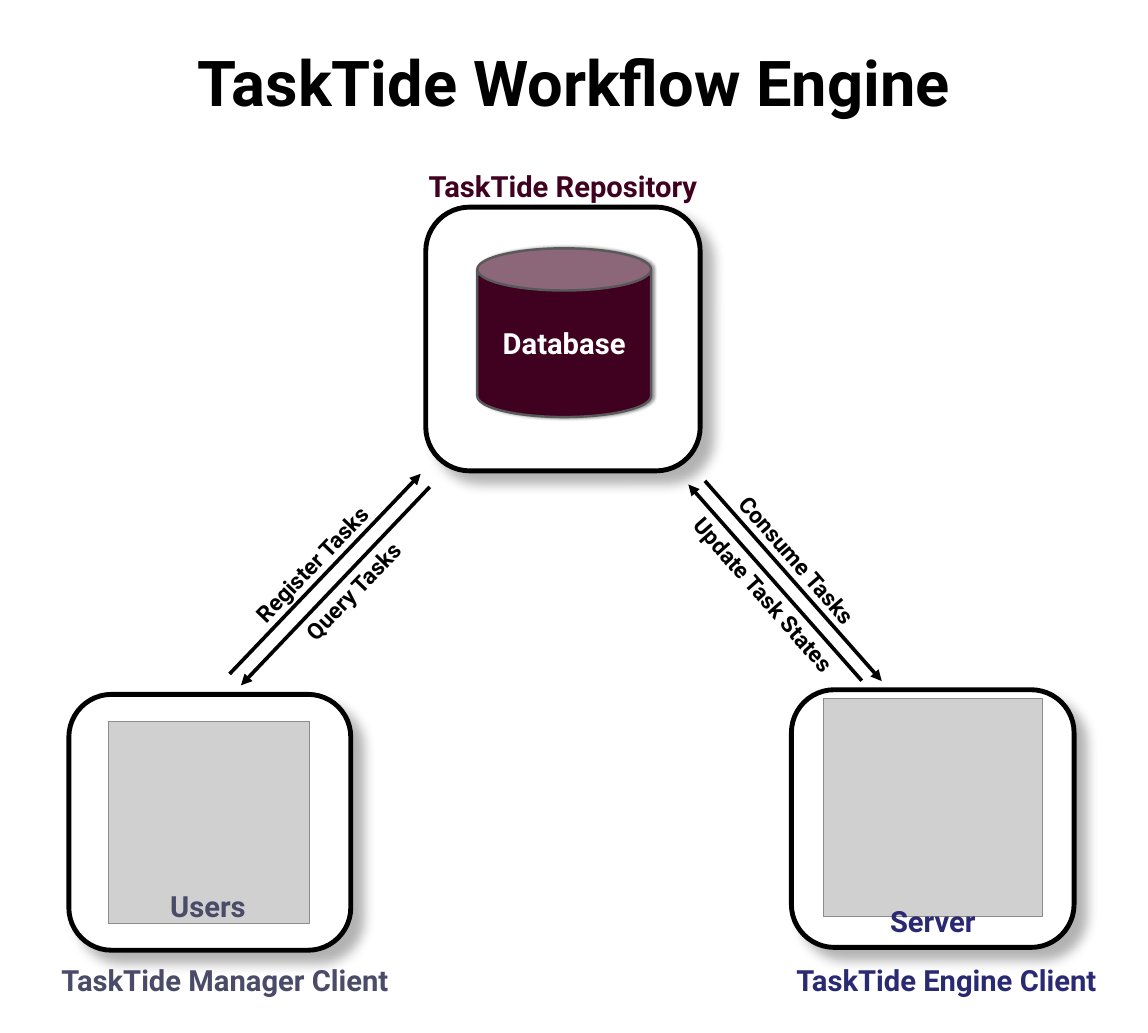
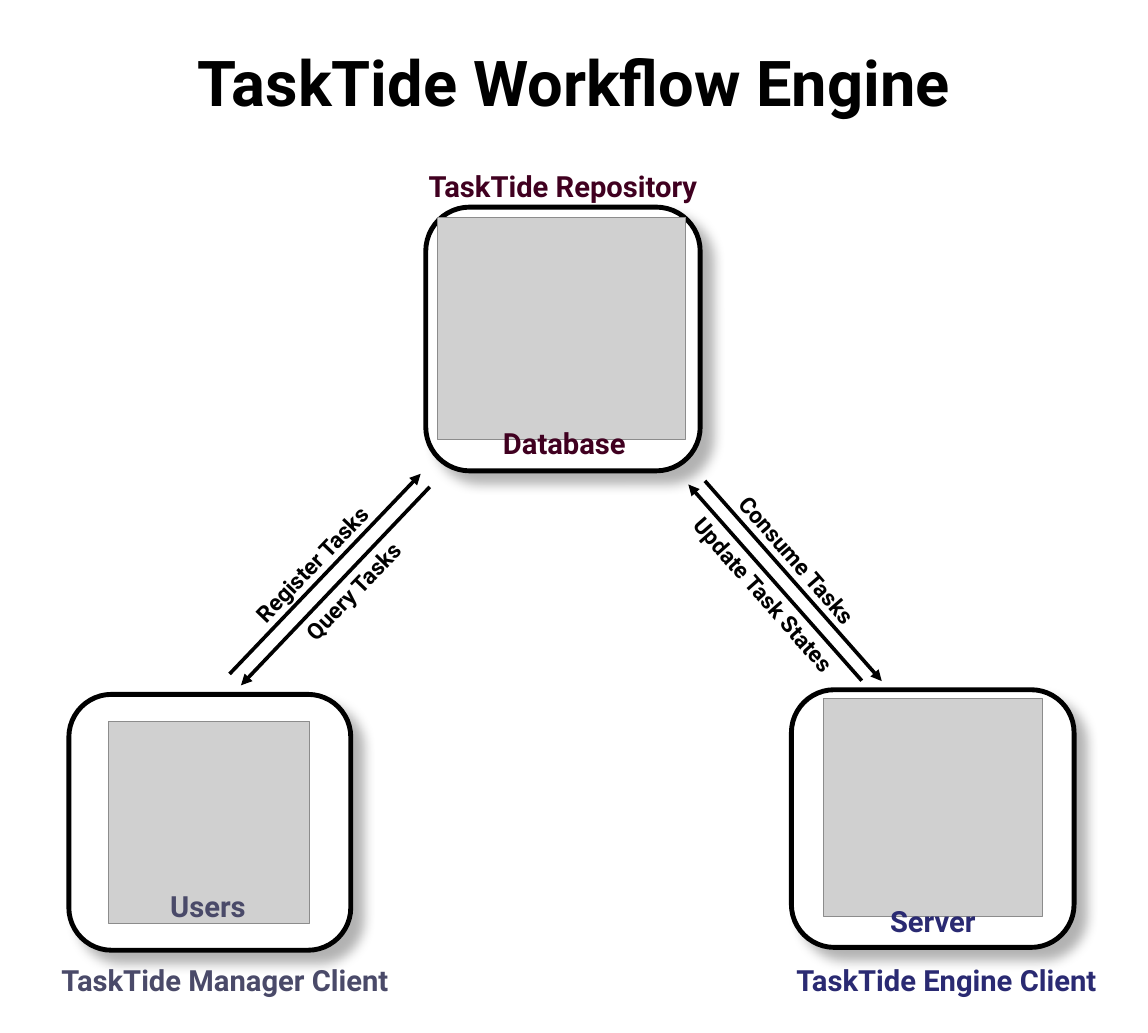
Before and after one commit to BrenKenna/TaskTide, a slide deck: slide 1 of tasktide/docs/Diagrams/Diagrams.pptx. Drawn at 1148x1033 pixels with LibreOffice and Linux fonts; fonts in the diff are those of the drawing; grey boxes stand for pictures. Boxes give left, top, right and bottom in pixels: in the first picture for what was removed or moved away, otherwise in the second. Text is boxed around its words. In the diff, an @@ line names an element or a change of style, - is before the commit and + after.

Commit message:
Diagrams + Bug Fixes
1). Crisper diagrams
2). StateObserver through the TaskTide Engine Utility using the Manager Utility applies JobEnvironment Id.
3). ItemTaskExectuor attaches results to annotation if expected file path is provided.
4). Parallel chunks provided instead of whole list by threads.
5). ItemStore open/close connections methods are now synchronized. Should fix the RocksDB bug
6). TaskTideProcessor shuffles the workload, and then chunks.

```diff
--- a/tasktide/docs/Diagrams/Diagrams.pptx
+++ b/tasktide/docs/Diagrams/Diagrams.pptx
@@ picture added at [437, 217, 686, 439] @@
@@ text "Database": place and size @@
-text "Database" at [477, 248, 651, 417]
+text "Database" at [503, 432, 626, 461]
@@ text "Database" at [503, 432, 626, 461]: text colour #FFFFFF to #400020; vertical alignment middle to top; fill #400020 to none; outline #595959 3 pt to none; shadow off @@
```
Also in this commit, not shown: 2 other slides changed, 10 other files.
